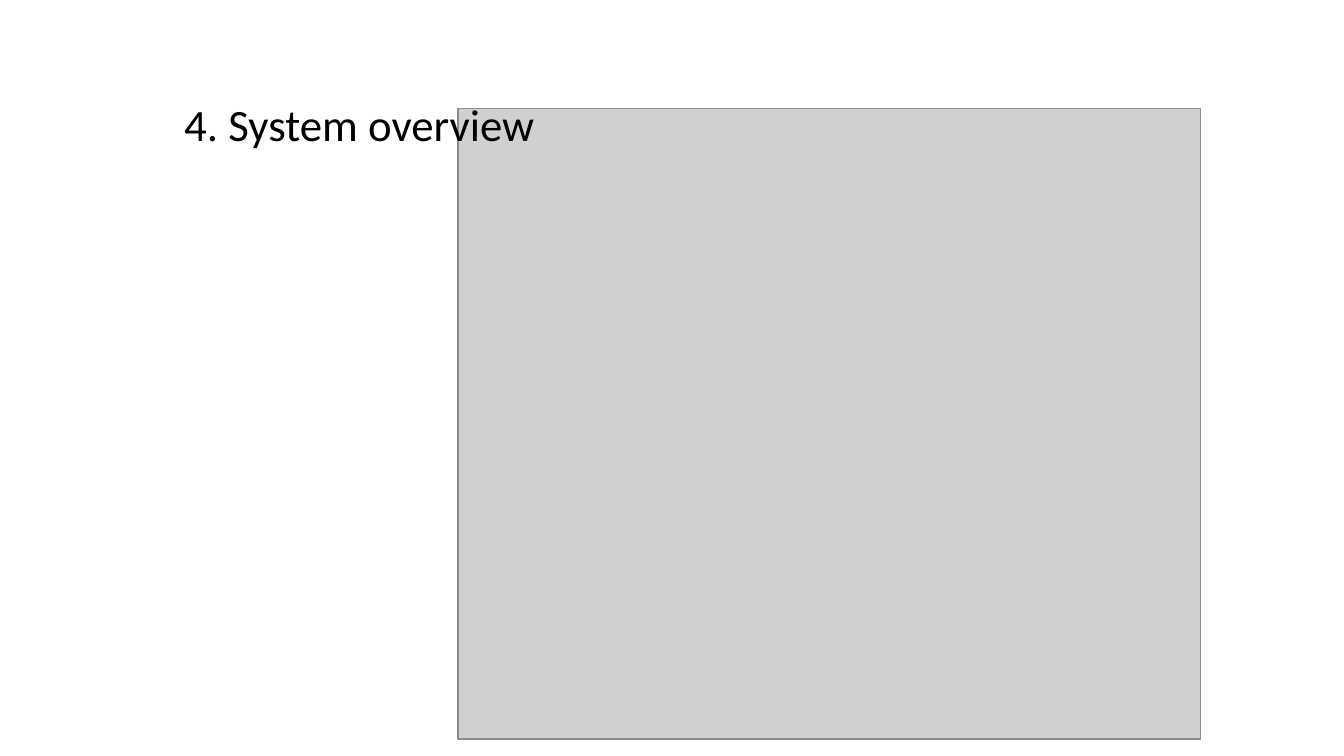
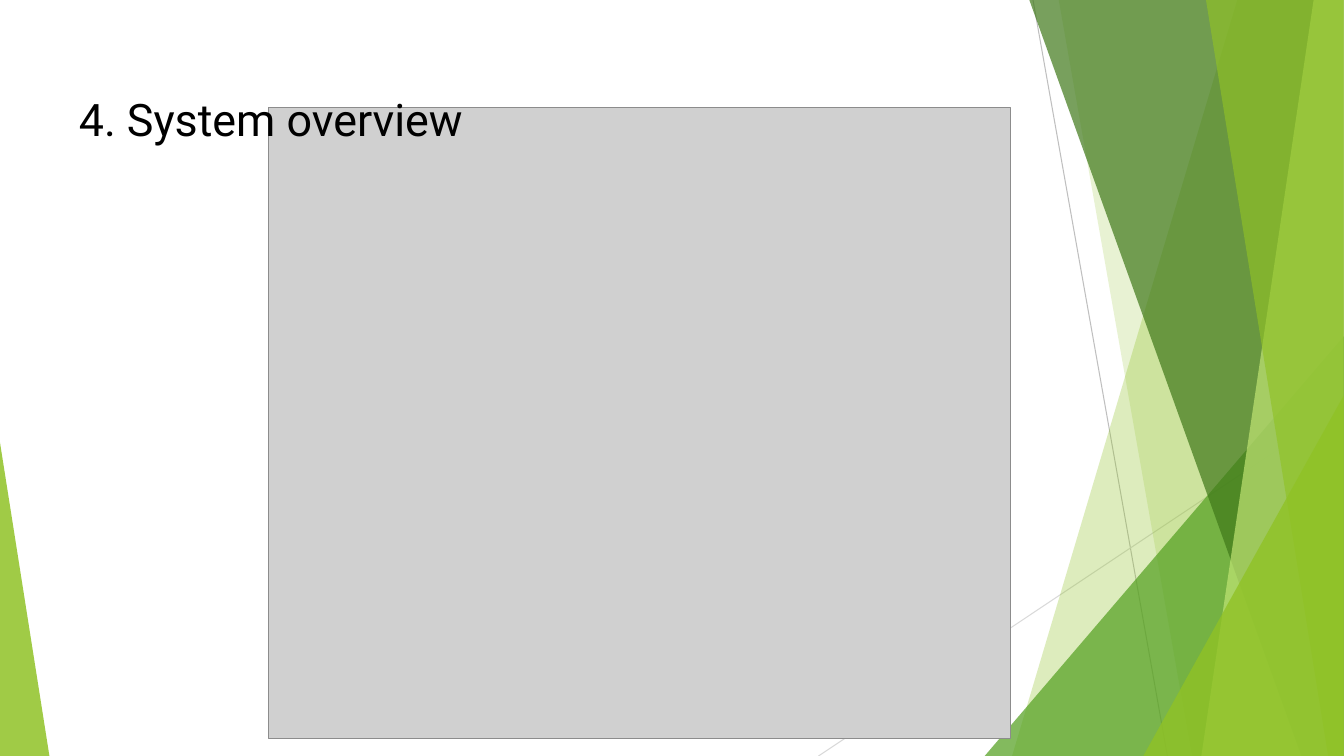
Before and after one commit to r0mac09/MS-sPi, a slide deck: slide 4 of Presentation.pptx. Drawn at 1344x756 pixels with LibreOffice and Linux fonts; fonts in the diff are those of the drawing; grey boxes stand for pictures. Boxes give left, top, right and bottom in pixels: in the first picture for what was removed or moved away, otherwise in the second. Text is boxed around its words. In the diff, an @@ line names an element or a change of style, - is before the commit and + after.

```diff
--- a/Presentation.pptx
+++ b/Presentation.pptx
@@ text "4. System overview": place and size @@
-text "4. System overview" at bbox=[184, 104, 534, 153]
+text "4. System overview" at bbox=[79, 95, 463, 148]
@@ text "4. System overview" at bbox=[79, 95, 463, 148]: font Calibri to Roboto @@
@@ picture: place and size @@
-picture at bbox=[458, 109, 1201, 739]
+picture at bbox=[268, 108, 1011, 738]
@@ group added at bbox=[0, 0, 1344, 756]: 5 freeform shapes, 3 triangles, 2 lines @@
```
Also in this commit, not shown: 5 other slides changed, 3 slides added, 1 slide removed, 3 other files.
